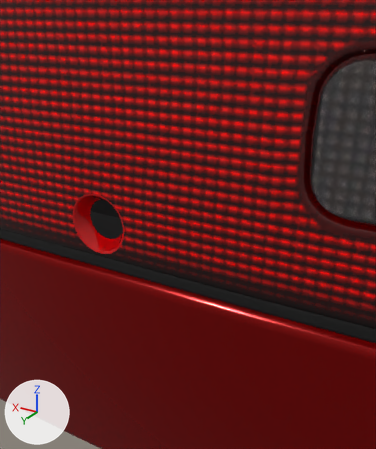
Renders of the glTF model content/cars/nissan_rs13/taillight_oem.glb from each side of a commit.
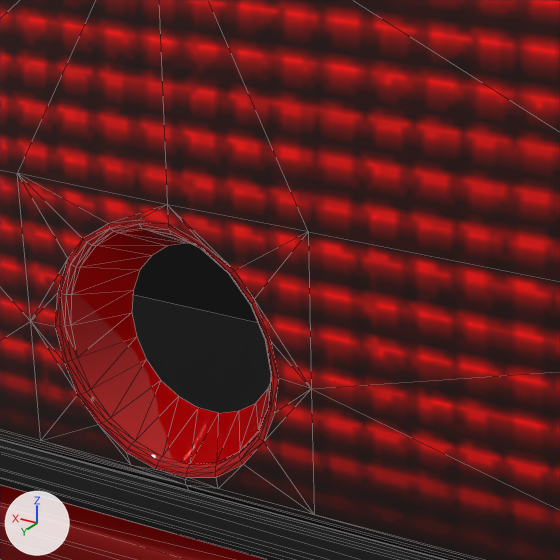
Old and new are each drawn from a 50 mm lens placed at (-0.2148, 2.32, 0.6014), pointed at (-0.1358, 2.1883, 0.5355) and again close up on the part from 16% to 51% of the width and 32% to 61% of the height. Arrows for +X, +Y and +Z are at lower left; the lights stay in place. The close-ups show mesh edges as thin lines. Where no turn or scale is listed for an object, it has been applied to the vertices.

Objects in the first close-up: 'Cover', 'Garnish', 'Plastic', 'Reflector'.
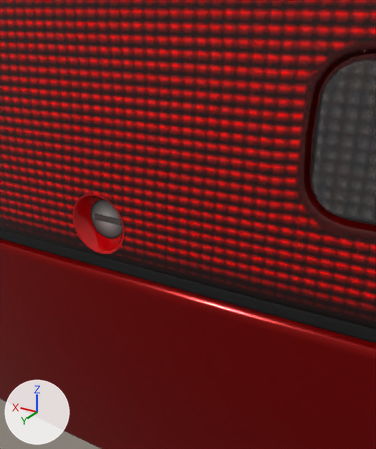
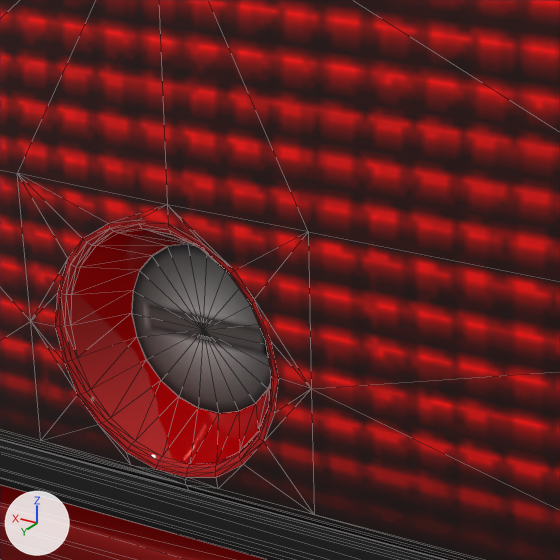
Commit message: Adding of trunk locker for nissan_rs13

Location of each change, (x1, y1, x2, y2) in pixels of the close-ups (560 x 560 px):
'Locker', added: after (132, 244, 271, 413)
'Cover', unchanged, covered by the edit: before (132, 243, 271, 413); after (132, 243, 194, 305)

The change in detail:
Picture 'Map #01-Map #01.001' (img_map__01_map__01_001) is new.
Material 'emblem' (mat_emblem) is new.
Uses the picture img_map__01_map__01_001.
Mesh me_locker is new.
It has 23 vertices, 22 faces and spans x -0.11999..-0.10652, y 2.20081..2.20138, z 0.51571..0.52904.
It uses material mat_emblem.
Object 'Locker' (ob_locker) is new; it shows me_locker.
Its location is (0.0, 0.0, 0.01462).
